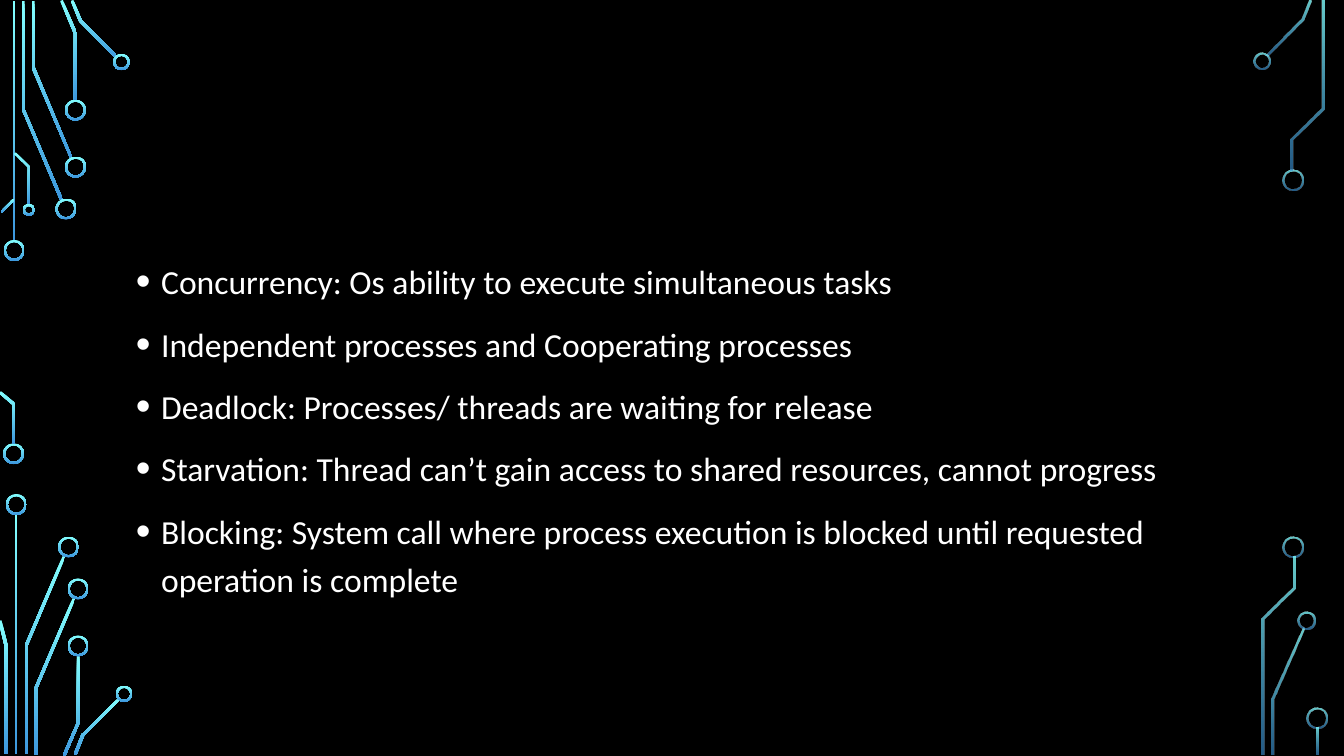
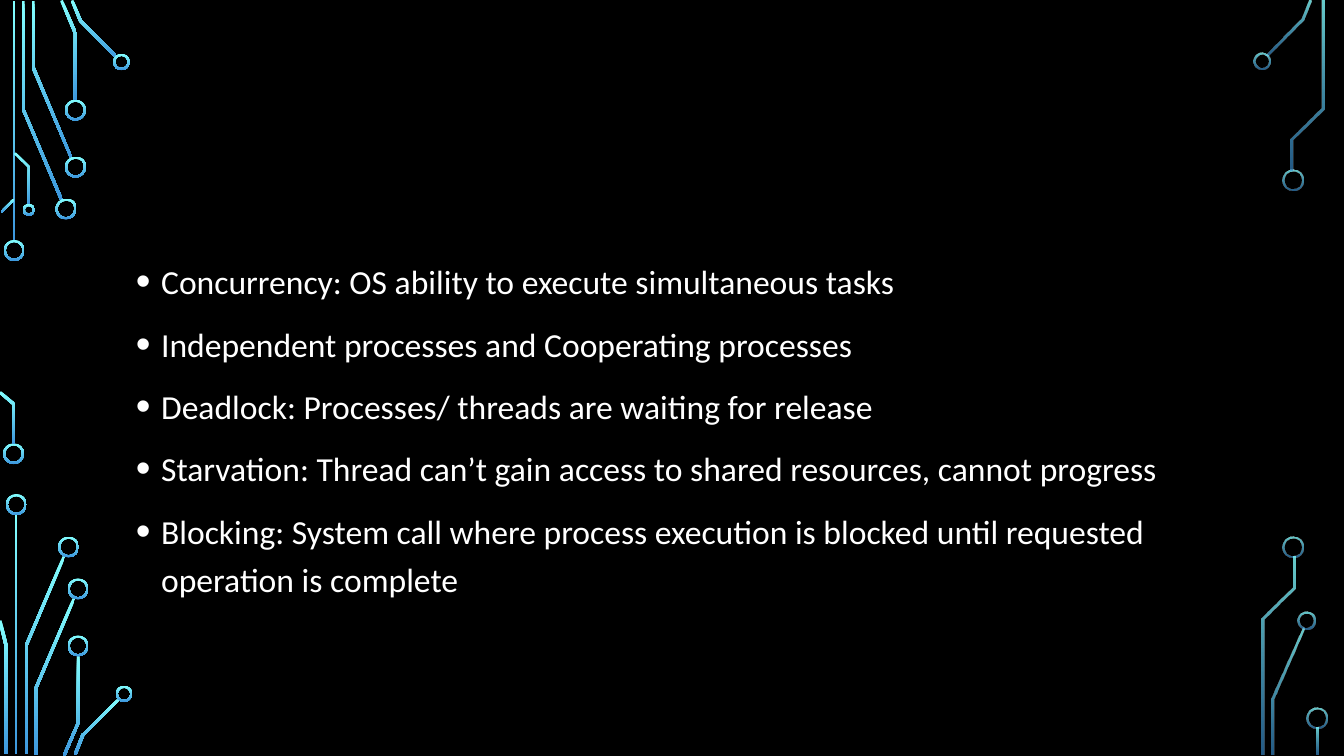
Before and after one commit to StevenKelly99/Stressfree-Pets, a slide deck: slide 3 of final_Presentation_New.pptx. Drawn at 1344x756 pixels with LibreOffice and Linux fonts; fonts in the diff are those of the drawing; background and template pictures are left out. Boxes give left, top, right and bottom in pixels: in the first picture for what was removed or moved away, otherwise in the second. Text is boxed around its words. In the diff, an @@ line names an element or a change of style, - is before the commit and + after.

```diff
--- a/final_Presentation_New.pptx
+++ b/final_Presentation_New.pptx
@@ text at bbox=[349, 270, 894, 300]: text changed @@
-• Concurrency: Os ability to execute simultaneous tasks
+• Concurrency: OS ability to execute simultaneous tasks
```
Also in this commit, not shown: 4 other slides changed.
